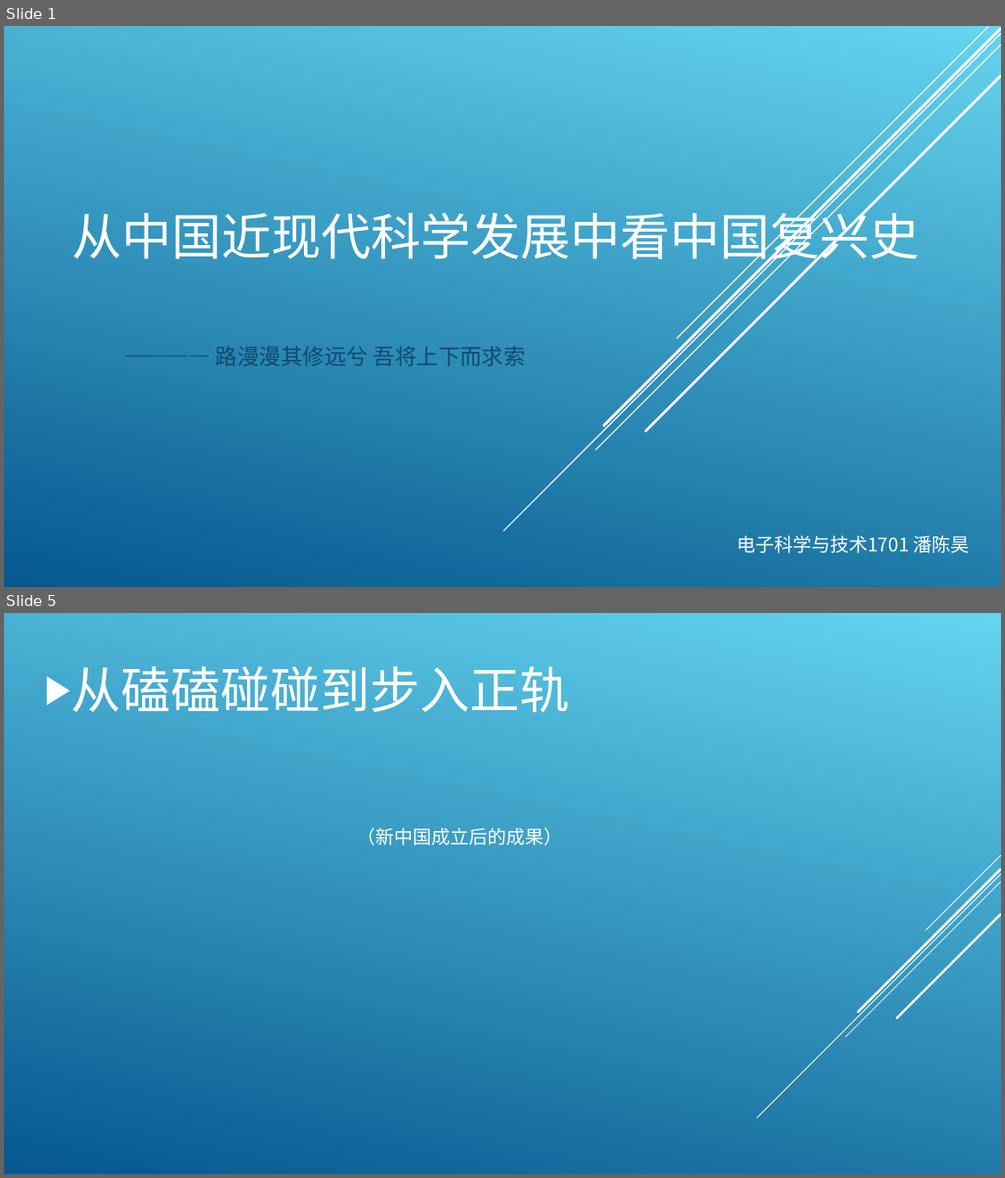
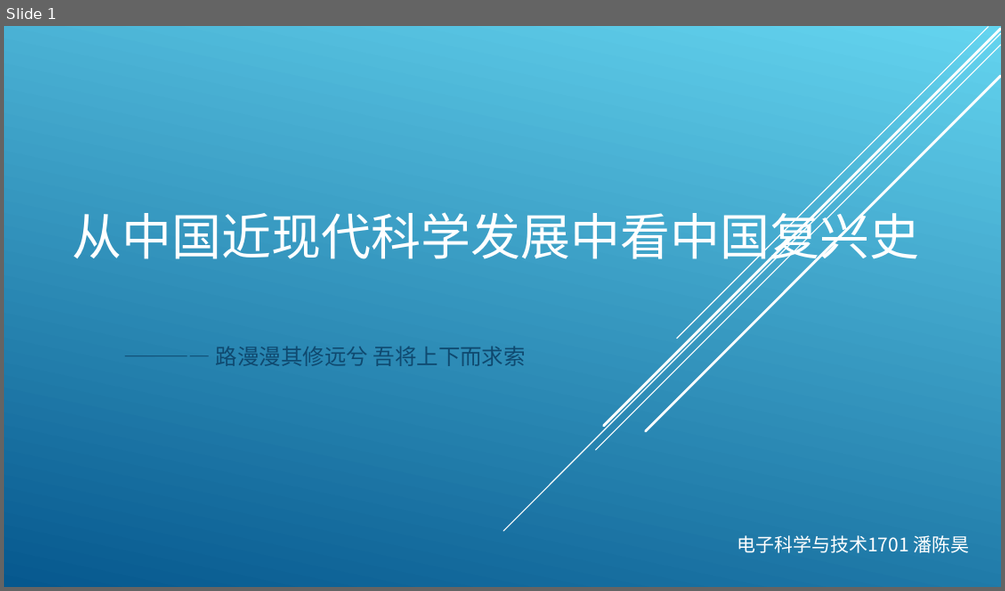
Before and after one commit to LIGHT1213/MyHomeWork, a slide deck: 从中国近现代科学发展中看中国.ppt. Shown one above the other, each under a label of ours: slides 1 and 5 before the commit, slide 1 after it; the slides between them are not shown. The pictures are 1005x1178 and 1005x591 pixels, drawn with LibreOffice and Linux fonts; fonts in the diff are those of the drawing. Boxes give left, top, right and bottom in pixels: in the first picture for what was removed or moved away, otherwise in the second. Text is boxed around its words. In the diff, an @@ line names an element or a change of style, - is before the commit and + after.

```diff
--- a/从中国近现代科学发展中看中国.ppt
+++ b/从中国近现代科学发展中看中国.ppt
@@ slide 5 removed at <box>4,613,1001,1174</box>, background gradient #64D4EF to #06588E @@
@@ text removed at <box>71,666,569,713</box> @@
-▶ 从磕磕碰碰到步入正轨
@@ text removed at <box>356,827,562,845</box> @@
-（新中国成立后的成果）
@@ group removed at <box>756,855,1000,1118</box>: 5 lines @@
```
Also in this commit, not shown: 3 slides changed, 6 slides added.
